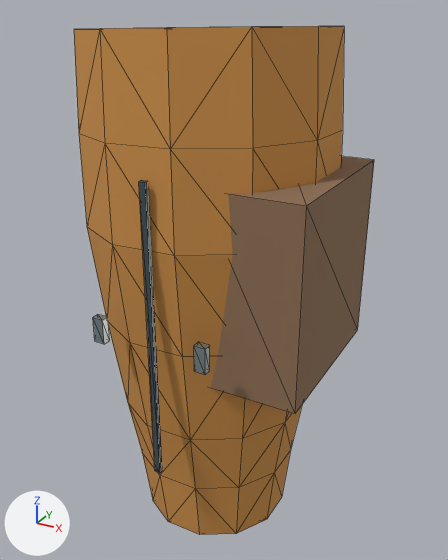
Two versions of the glTF model Resource/Export/Modules/Outfit_Engineer_Female_Normal_Trouser_L.glb, one commit apart.
Before and after are seen from a 50 mm lens placed at (0.347, -0.418, 0.974), pointed at (0.117, -0.001, 0.765). Every picture has the same lights, and +X, +Y and +Z are marked at lower left. The picture after the commit comes second. Mesh edges are drawn as thin lines. Vertices at exactly the same position are counted once.

Before the edit, the objects in view are built like this:
```python
me_outfit_engineer_female_normal_trouser_l_mesh_006 = bpy.data.meshes.new('Outfit_Engineer_Female_Normal_Trouser_L_Mesh.006')
me_outfit_engineer_female_normal_trouser_l_mesh_006.from_pydata(...)  # 116 vertices, 207 faces; spans x 0.011..0.218, y -0.108..0.094, z 0.548..0.963
# faces by material slot: [159, 12, 12, 24]
me_outfit_engineer_female_normal_trouser_l_mesh_006.materials.append(mat_cloth_ochre)  # orange #cd9048
me_outfit_engineer_female_normal_trouser_l_mesh_006.materials.append(mat_wood_composite)  # brown #8e6f55
me_outfit_engineer_female_normal_trouser_l_mesh_006.materials.append(mat_fabric_seam)  # greyish blue #424d52
me_outfit_engineer_female_normal_trouser_l_mesh_006.materials.append(mat_fastener_titanium)  # grey #a8b6ba
ob_outfit_engineer_female_normal_trouser_l = bpy.data.objects.new('Outfit_Engineer_Female_Normal_Trouser_L', me_outfit_engineer_female_normal_trouser_l_mesh_006)
ob_outfit_engineer_female_normal_trouser_l.location = (0.0, 0.0, 0.0)
```
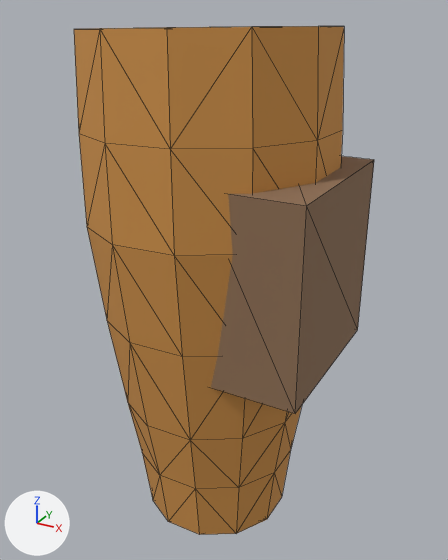
Pixel boxes [x1, y1, x2, y2] of what changed, in the pictures (448 x 560 px):
part 1 of me_outfit_engineer_female_normal_trouser_l_mesh_006, deleted
    before: [93, 314, 110, 344]
part 2 of me_outfit_engineer_female_normal_trouser_l_mesh_006, deleted
    before: [194, 342, 210, 375]
part 3 of me_outfit_engineer_female_normal_trouser_l_mesh_006, deleted
    before: [139, 180, 162, 473]

Edits to the bpy script that builds the scene:
```text
Change me_outfit_engineer_female_normal_trouser_l_mesh_006:
    used by ob_outfit_engineer_female_normal_trouser_l; location = (0.0, 0.0, 0.0)
    remove me_outfit_engineer_female_normal_trouser_l_mesh_006.from_pydata(...)  # 116 vertices, 207 faces; spans x 0.011..0.218, y -0.108..0.094, z 0.548..0.963
    add me_outfit_engineer_female_normal_trouser_l_mesh_006.from_pydata(...)  # 92 vertices, 171 faces; spans x 0.011..0.218, y -0.099..0.094, z 0.548..0.963
    me_outfit_engineer_female_normal_trouser_l_mesh_006 part 1: the loose piece of 8 vertices spanning x 0.067..0.076, y -0.108..-0.102, z 0.746..0.766 is deleted
    me_outfit_engineer_female_normal_trouser_l_mesh_006 part 2: the loose piece of 8 vertices spanning x 0.153..0.162, y -0.108..-0.102, z 0.746..0.766 is deleted
    me_outfit_engineer_female_normal_trouser_l_mesh_006 part 3: the loose piece of 8 vertices spanning x 0.112..0.117, y -0.104..-0.101, z 0.639..0.872 is deleted
    remove me_outfit_engineer_female_normal_trouser_l_mesh_006.materials.append(mat_fabric_seam)  # greyish blue #424d52
    remove me_outfit_engineer_female_normal_trouser_l_mesh_006.materials.append(mat_fastener_titanium)  # grey #a8b6ba
```
